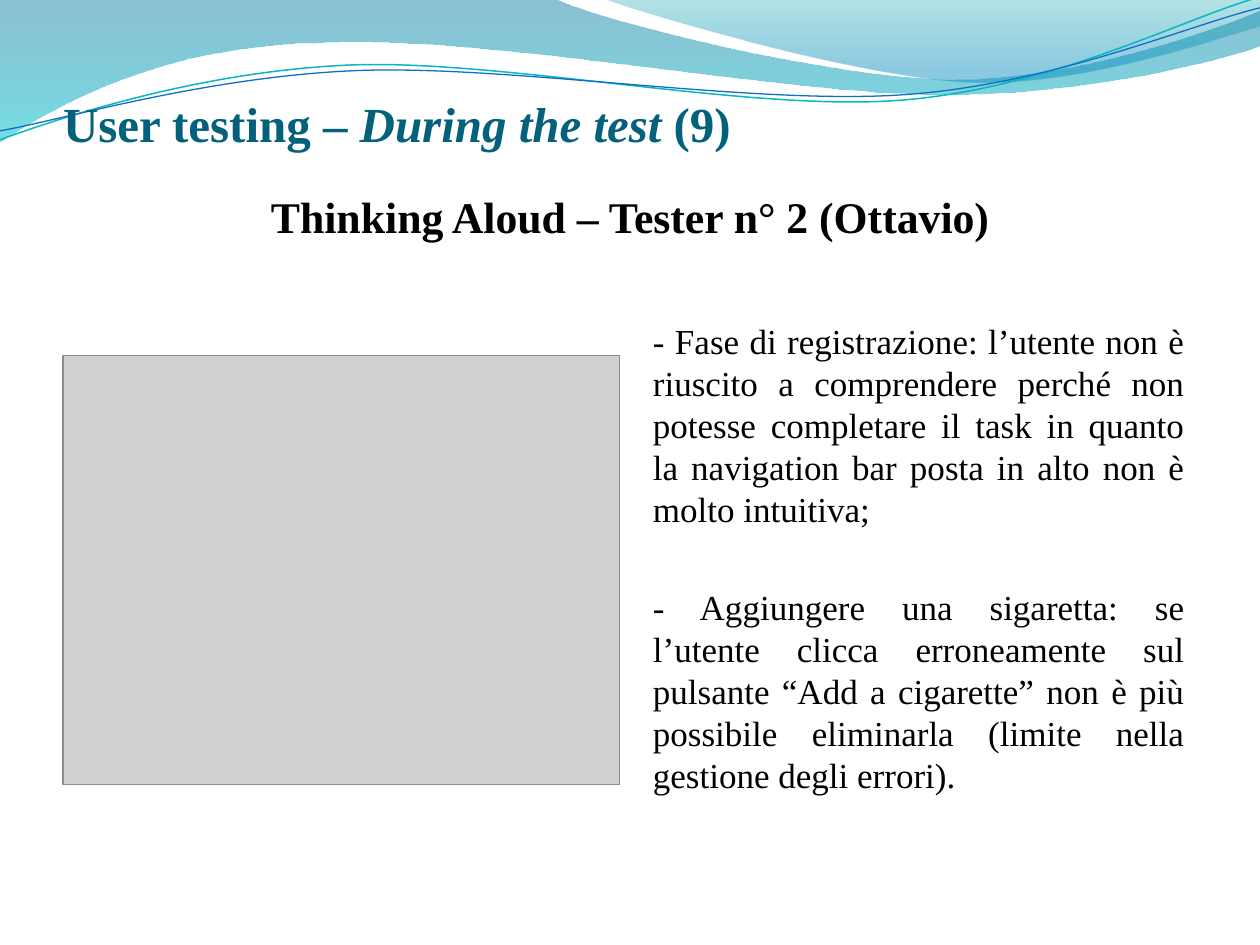
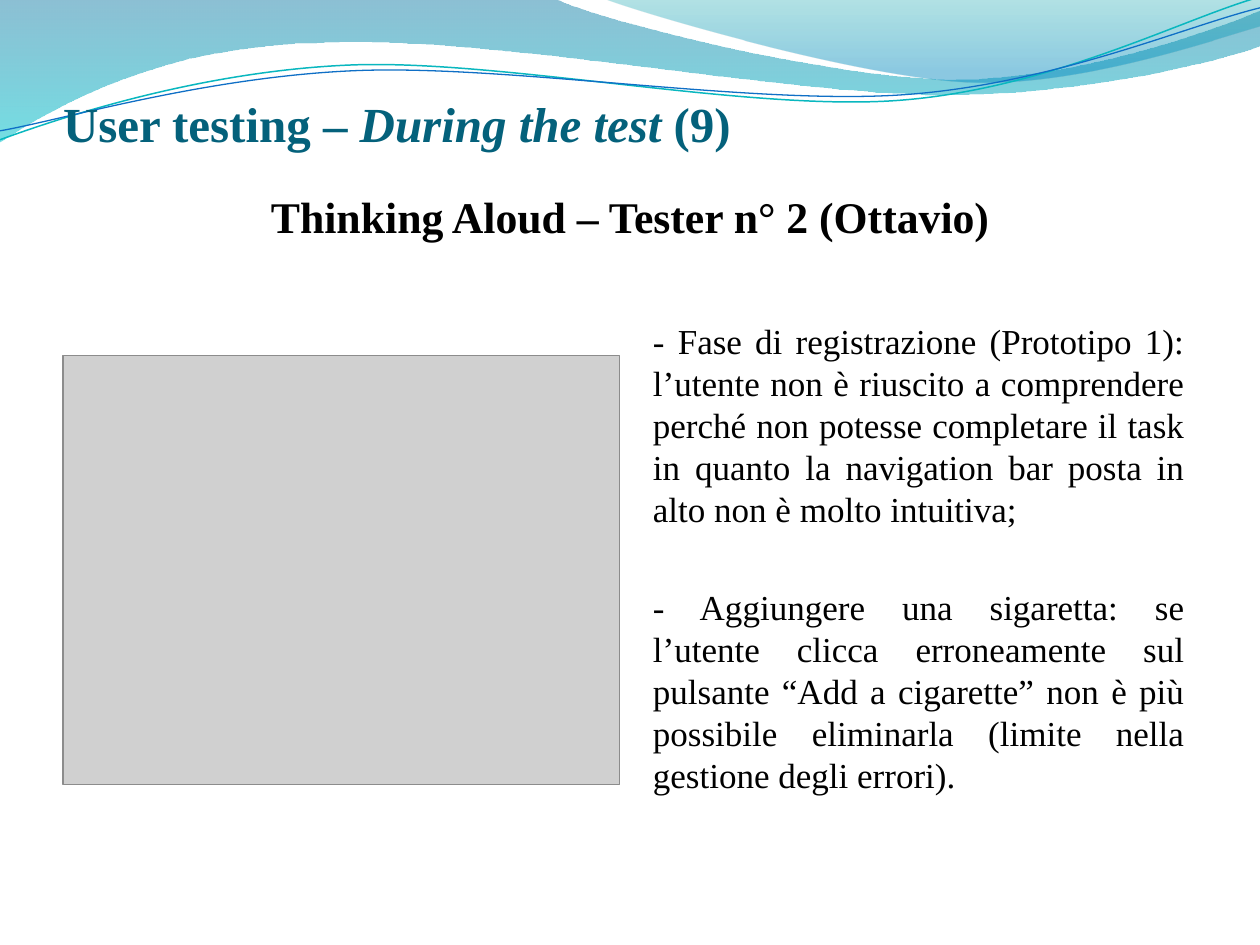
Before and after one commit to giusmastro91/Cognitive-systems, a slide deck: slide 32 of Prova_6_RisultatiValutazione/Leone_Mastrosimone_PresentazioneProgetto.pptx (slide 31 before the commit). Drawn at 1260x945 pixels with LibreOffice and Linux fonts; fonts in the diff are those of the drawing; grey boxes stand for pictures; background and template pictures are left out. Boxes give left, top, right and bottom in pixels: in the first picture for what was removed or moved away, otherwise in the second. Text is boxed around its words. In the diff, an @@ line names an element or a change of style, - is before the commit and + after.

```diff
--- a/Prova_6_RisultatiValutazione/Leone_Mastrosimone_PresentazioneProgetto.pptx
+++ b/Prova_6_RisultatiValutazione/Leone_Mastrosimone_PresentazioneProgetto.pptx
@@ text at [653, 329, 1184, 527]: text changed @@
-- Fase di registrazione: l’utente non è riuscito a comprendere perché non potesse completare il task in quanto la navigation bar posta in alto non è molto intuitiva;
+- Fase di registrazione (Prototipo 1): l’utente non è riuscito a comprendere perché non potesse completare il task in quanto la navigation bar posta in alto non è molto intuitiva;
```
Also in this commit, not shown: 5 other slides changed.
